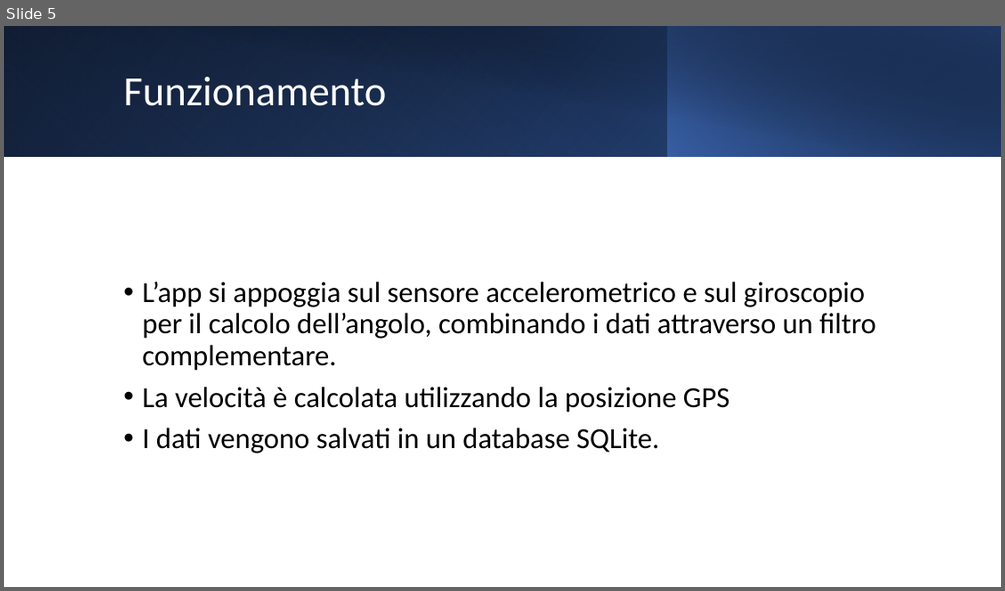
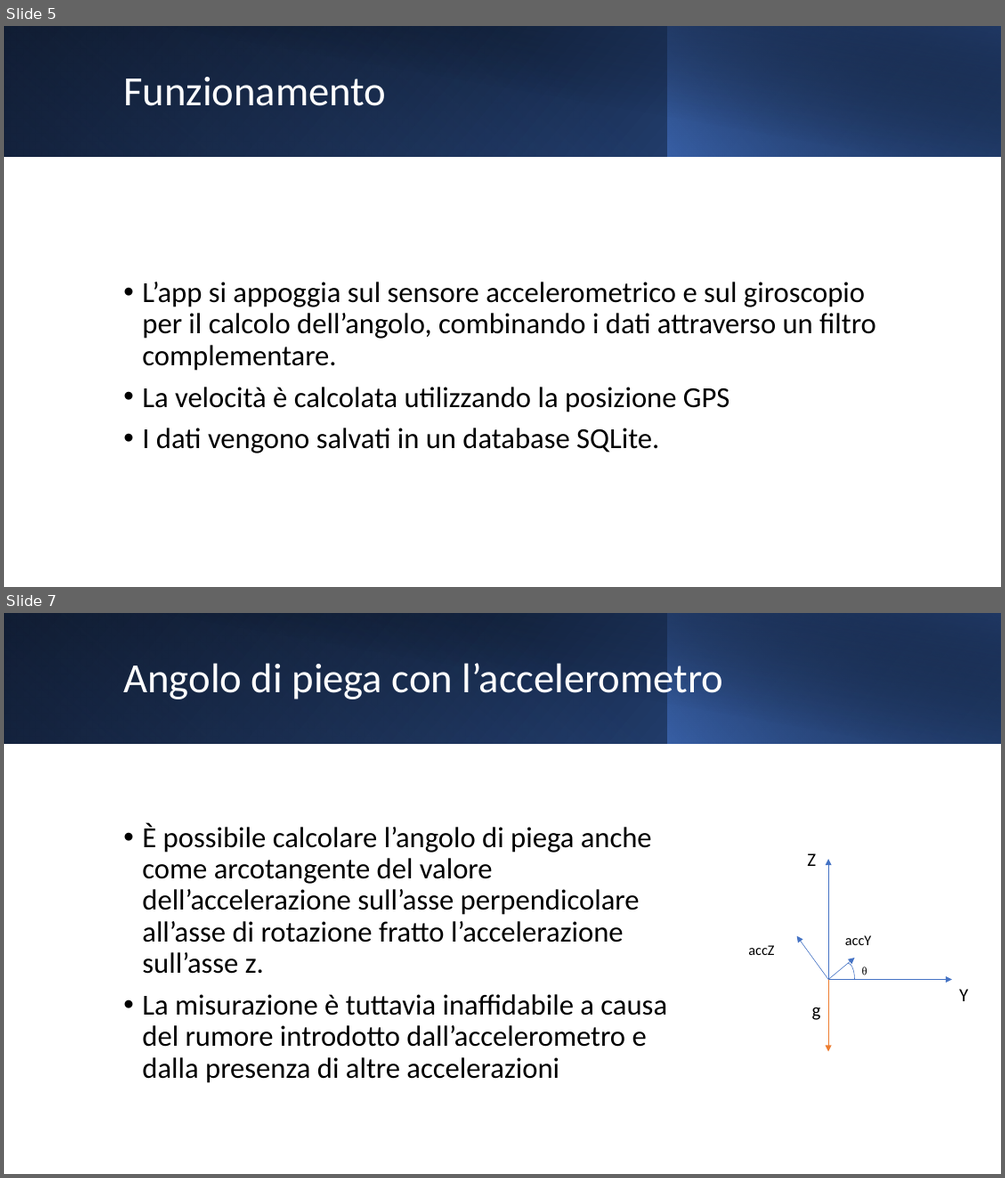
Before and after one commit to Alby-C/MA-IoT, a slide deck: BikeActivity.pptx. Shown one above the other, each under a label of ours: slide 5 before the commit, slides 5 and 7 after it; the slides between them are not shown. The pictures are 1005x591 and 1005x1178 pixels, drawn with LibreOffice and Linux fonts; fonts in the diff are those of the drawing. Boxes give left, top, right and bottom in pixels: in the first picture for what was removed or moved away, otherwise in the second. Text is boxed around its words. In the diff, an @@ line names an element or a change of style, - is before the commit and + after.

```diff
--- a/BikeActivity.pptx
+++ b/BikeActivity.pptx
@@ slide 7 added at bbox=[4, 613, 1001, 1174], background #FFFFFF @@
@@ rectangle added at bbox=[4, 613, 1001, 743], fill gradient #000000 to #2F5597 @@
@@ rectangle added at bbox=[4, 613, 668, 743], fill gradient #4472C4 to #203864 @@
@@ rectangle added at bbox=[41, 613, 1001, 744], fill gradient #000000 to #203864 @@
@@ rectangle added at bbox=[667, 613, 1001, 743], fill gradient #4472C4 to #000000 @@
@@ title added at bbox=[123, 663, 724, 703], 40 pt, text #FFFFFF @@
+Angolo di piega con l’accelerometro
@@ text added at bbox=[142, 823, 667, 1083], 28 pt, text #000000 @@
+• È possibile calcolare l’angolo di piega anche come arcotangente del valore dell’accelerazione sull’asse perpendicolare all’asse di rotazione fratto l’accelerazione sull’asse z.
+• La misurazione è tuttavia inaffidabile a causa del rumore introdotto dall’accelerometro e dalla presenza di altre accelerazioni
@@ text added at bbox=[807, 853, 816, 866], 18 pt, text #000000 @@
+Z
@@ arrow added from (828, 980) to (828, 859), #4472C4 0.5 pt @@
@@ text added at bbox=[748, 945, 774, 955], 14 pt, text #000000 @@
+accZ
@@ arrow added from (828, 980) to (797, 936), #4472C4 0.5 pt @@
@@ arrow added from (828, 980) to (855, 957), #4472C4 0.5 pt @@
@@ text added at bbox=[845, 935, 872, 945], 14 pt, text #000000 @@
+accY
@@ arrow added from (828, 980) to (952, 980), #4472C4 0.5 pt @@
@@ arrow added from (828, 980) to (828, 1051), #ED7D31 0.5 pt @@
@@ arc (boxed as its full ellipse) added at bbox=[841, 963, 855, 995], outline #4472C4 0.5 pt @@
@@ text added at bbox=[862, 966, 867, 980], 18 pt, text #000000 @@
+ᶿ
@@ text added at bbox=[812, 1007, 821, 1020], 18 pt, text #000000 @@
+g
@@ text added at bbox=[959, 989, 968, 1001], 18 pt, text #000000 @@
+Y
```
Also in this commit, not shown: 2 other slides added.
